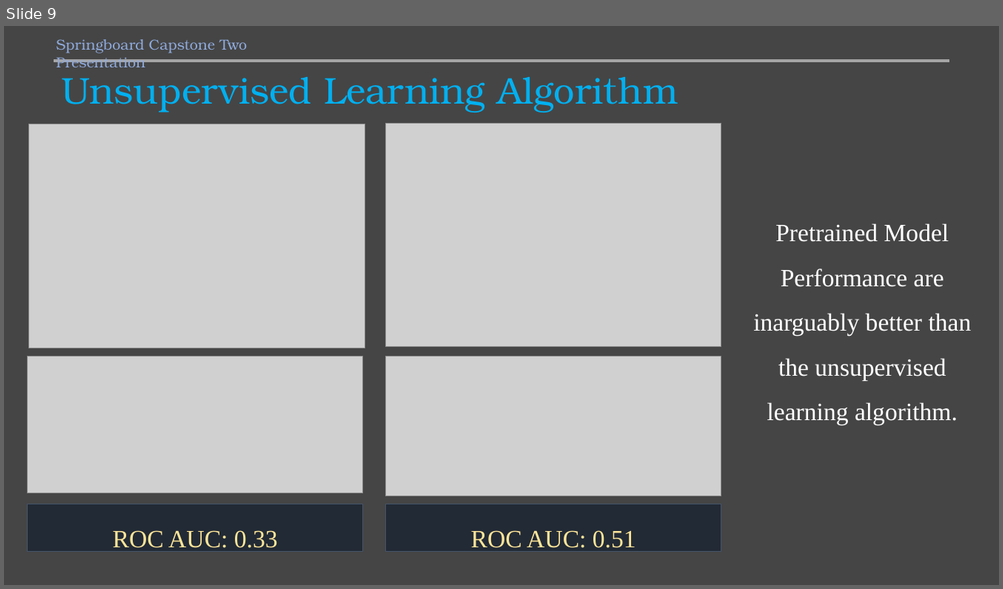
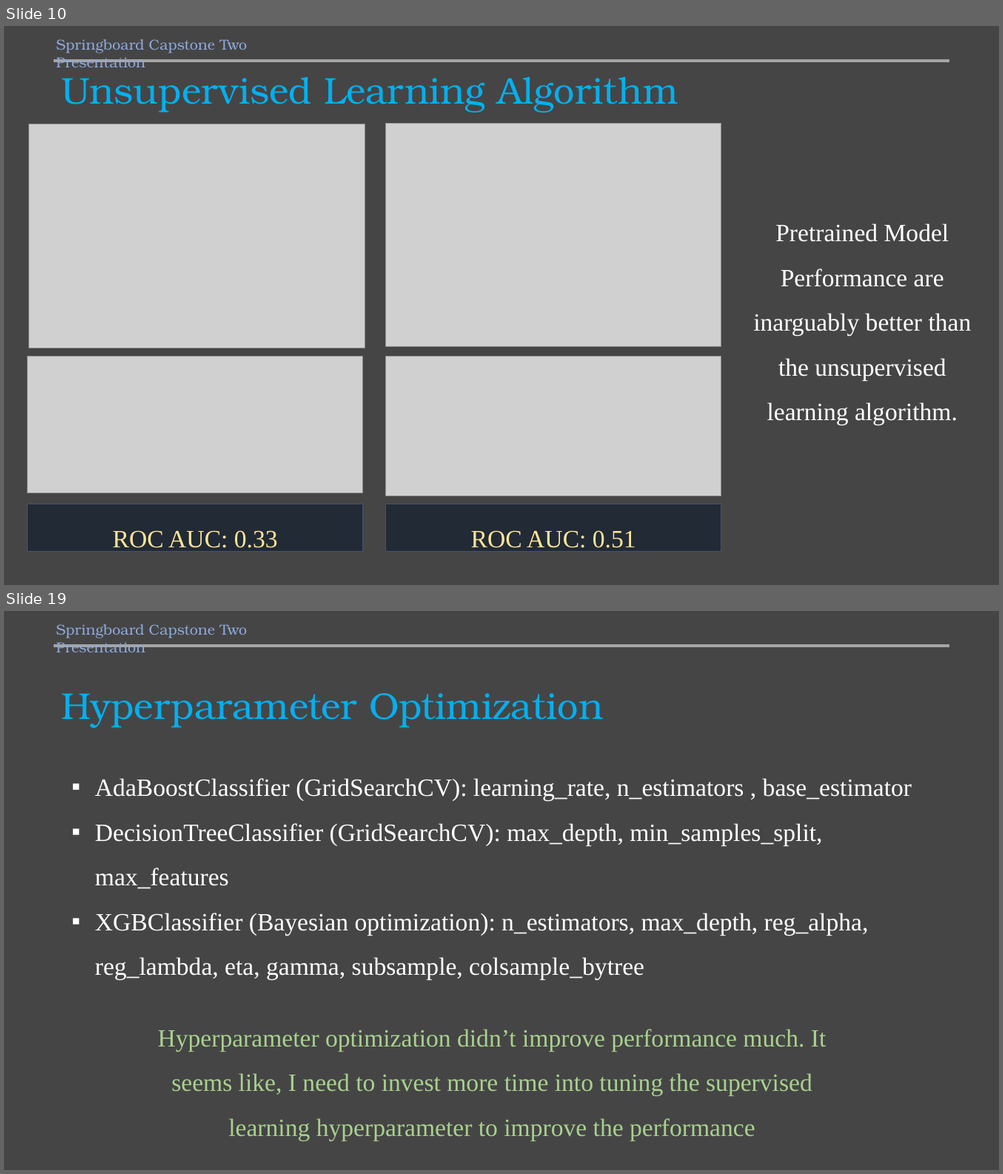
Before and after one commit to mamunm/sentiment_analysis, a slide deck: reports/sentiment_analysis.pptx. Shown one above the other, each under a label of ours: slide 9 before the commit, slides 10 and 19 after it; the slides between them are not shown. The pictures are 1003x589 and 1003x1174 pixels, drawn with LibreOffice and Linux fonts; fonts in the diff are those of the drawing; grey boxes stand for pictures. Boxes give left, top, right and bottom in pixels: in the first picture for what was removed or moved away, otherwise in the second. Text is boxed around its words. In the diff, an @@ line names an element or a change of style, - is before the commit and + after.

```diff
--- a/reports/sentiment_analysis.pptx
+++ b/reports/sentiment_analysis.pptx
@@ slide 19 added at (4, 611, 999, 1170), background #454545 @@
@@ text added at (56, 624, 247, 652), 14 pt, text #8FAADC @@
+Springboard Capstone Two Presentation
@@ line added from (54, 646) to (949, 646), #A5A5A5 3 pt @@
@@ title added at (61, 693, 603, 727), 36 pt, text #00B0F0 @@
+Hyperparameter Optimization
@@ text added at (95, 778, 911, 980), 24 pt, text #FFFFFF @@
+▪ AdaBoostClassifier (GridSearchCV): learning_rate, n_estimators , base_estimator
+▪ DecisionTreeClassifier (GridSearchCV): max_depth, min_samples_split, max_features
+▪ XGBClassifier (Bayesian optimization): n_estimators, max_depth, reg_alpha, reg_lambda, eta, gamma, subsample, colsample_bytree
@@ text added at (158, 1029, 826, 1141), 24 pt, text #A9D18E @@
+Hyperparameter optimization didn’t improve performance much. It seems like, I need to invest more time into tuning the supervised learning hyperparameter to improve the performance
@@ what was slide 9 is now slide 10 @@
```
Also in this commit, not shown: 1 slide changed, 9 other slides added, 3 slides removed, 16 other files.
